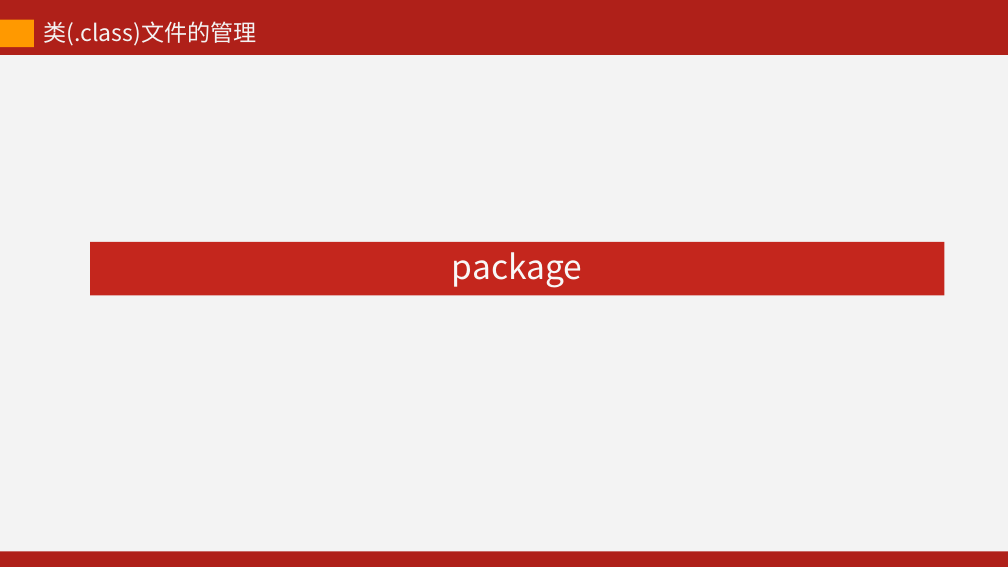
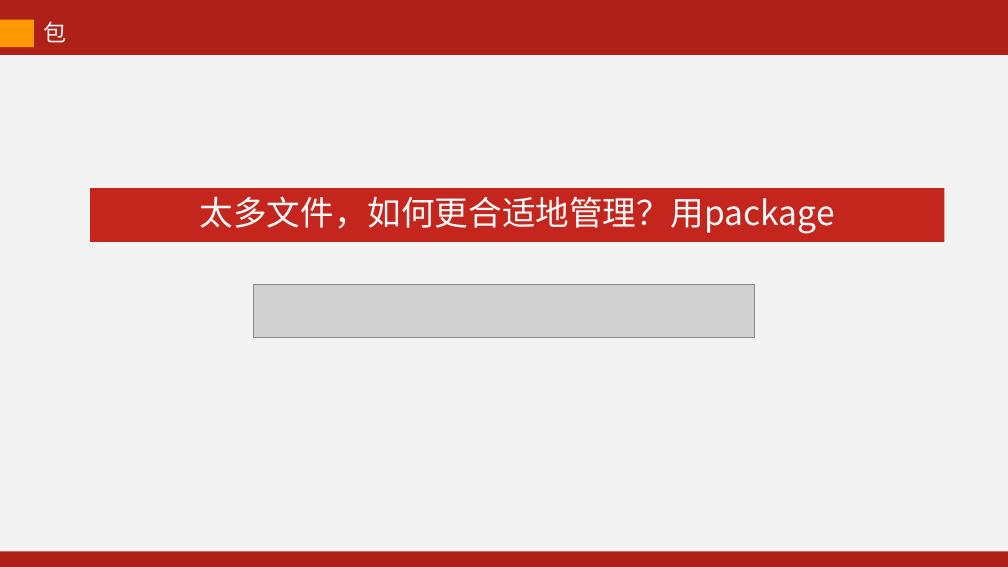
Before and after one commit to kevinjoyce/JavaCourseWare, a slide deck: slide 13 of PPT/每次课PPT/04 面向对象（下）-2.pptx. Drawn at 1008x567 pixels with LibreOffice and Linux fonts; fonts in the diff are those of the drawing; grey boxes stand for pictures. Boxes give left, top, right and bottom in pixels: in the first picture for what was removed or moved away, otherwise in the second. Text is boxed around its words. In the diff, an @@ line names an element or a change of style, - is before the commit and + after.

```diff
--- a/PPT/每次课PPT/04 面向对象（下）-2.pptx
+++ b/PPT/每次课PPT/04 面向对象（下）-2.pptx
@@ text removed at (x1=43, y1=21, x2=256, y2=46) @@
-类(.class)文件的管理
@@ text added at (x1=43, y1=21, x2=66, y2=43), 22 pt, text #F3F3F3 @@
+包
@@ rectangle "太多文件，如何更合适地管理？用package" moved from (x1=90, y1=242, x2=944, y2=295) to (x1=90, y1=188, x2=944, y2=242) @@
@@ text in rectangle at (x1=200, y1=196, x2=835, y2=234): text changed @@
-package
+太多文件，如何更合适地管理？用package
@@ picture added at (x1=254, y1=284, x2=754, y2=337) @@
```
Also in this commit, not shown: 1 other slide changed, 9 slides added, 15 slides removed, 33 other files.
